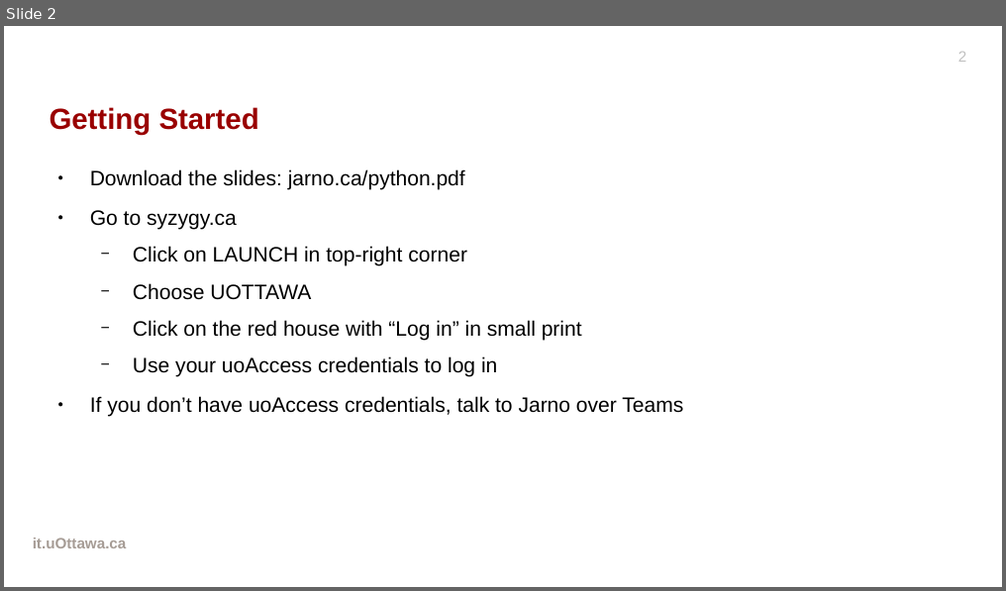
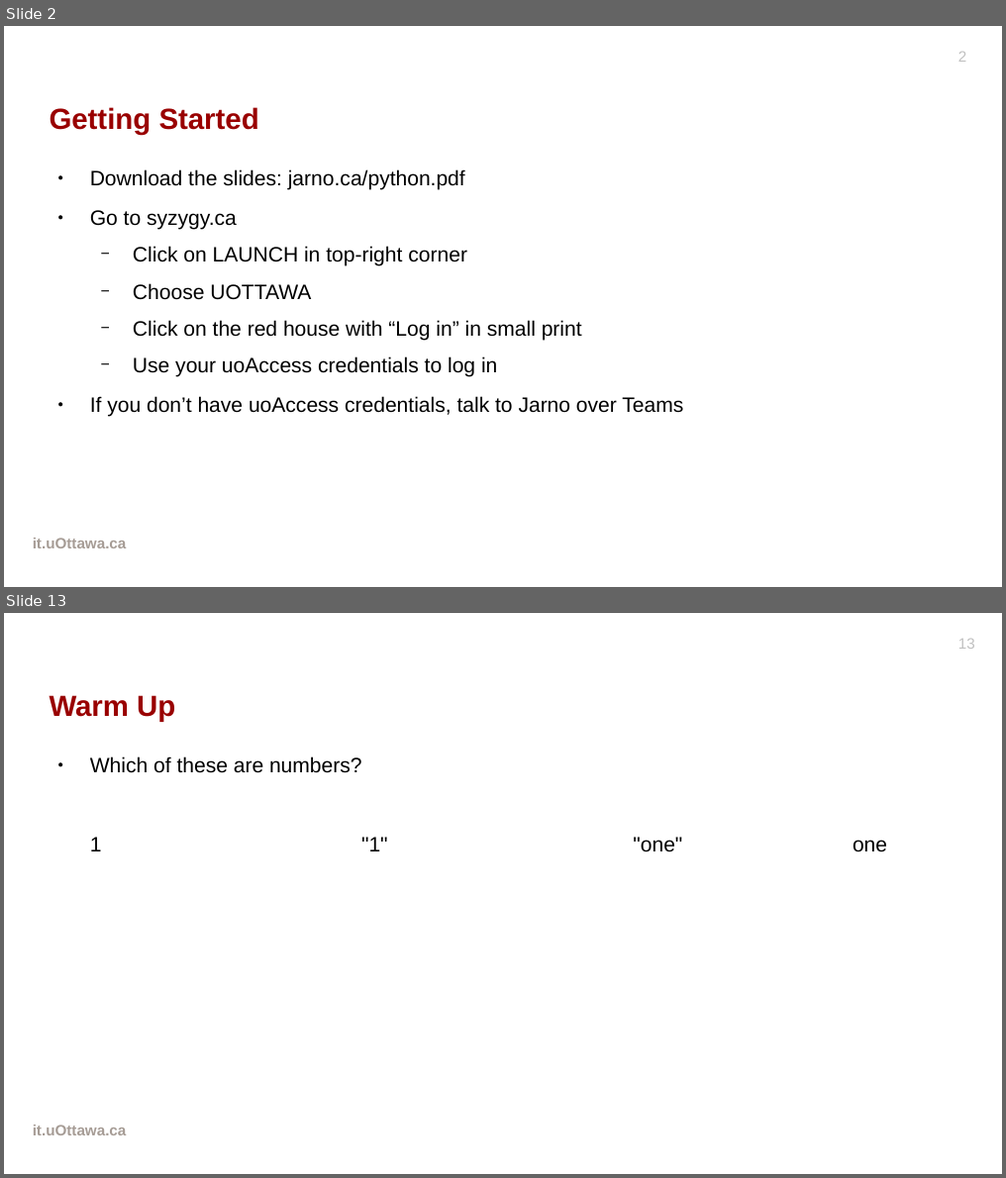
Before and after one commit to drjarno/python-workshop-2020-may, a slide deck: Slides.odp. Shown one above the other, each under a label of ours: slide 2 before the commit, slides 2 and 13 after it; the slides between them are not shown. The pictures are 1006x591 and 1006x1178 pixels, drawn with LibreOffice and Linux fonts; fonts in the diff are those of the drawing; background and template pictures are left out. Boxes give left, top, right and bottom in pixels: in the first picture for what was removed or moved away, otherwise in the second. Text is boxed around its words. In the diff, an @@ line names an element or a change of style, - is before the commit and + after.

```diff
--- a/Slides.odp
+++ b/Slides.odp
@@ slide 13 added at (4,613,1002,1174), background picture (left out); not listed: 2 template elements that a slide beside it also shows @@
@@ title added at (50,695,175,722), 23.2 pt, text #990000, bold @@
+Warm Up
@@ text added at (90,757,887,853), 16.6 pt, text #000000 @@
+● Which of these are numbers?
+1 "1" "one" one
```
Also in this commit, not shown: 2 slides changed, 15 other slides added.
